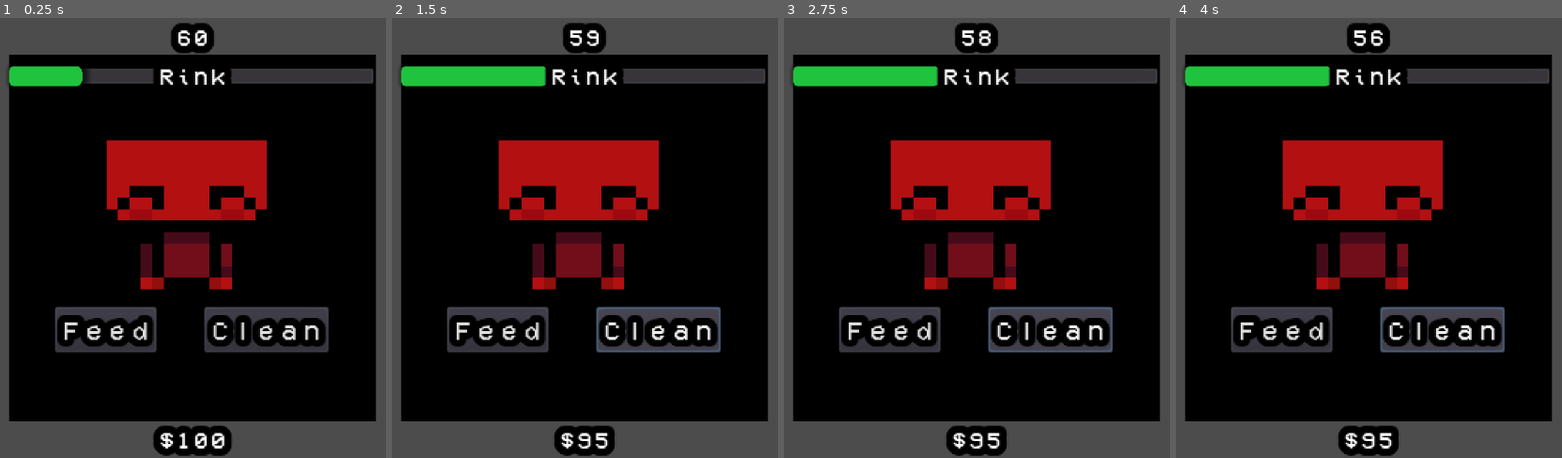
Above: before the commit, frames 1-4 (left to right).
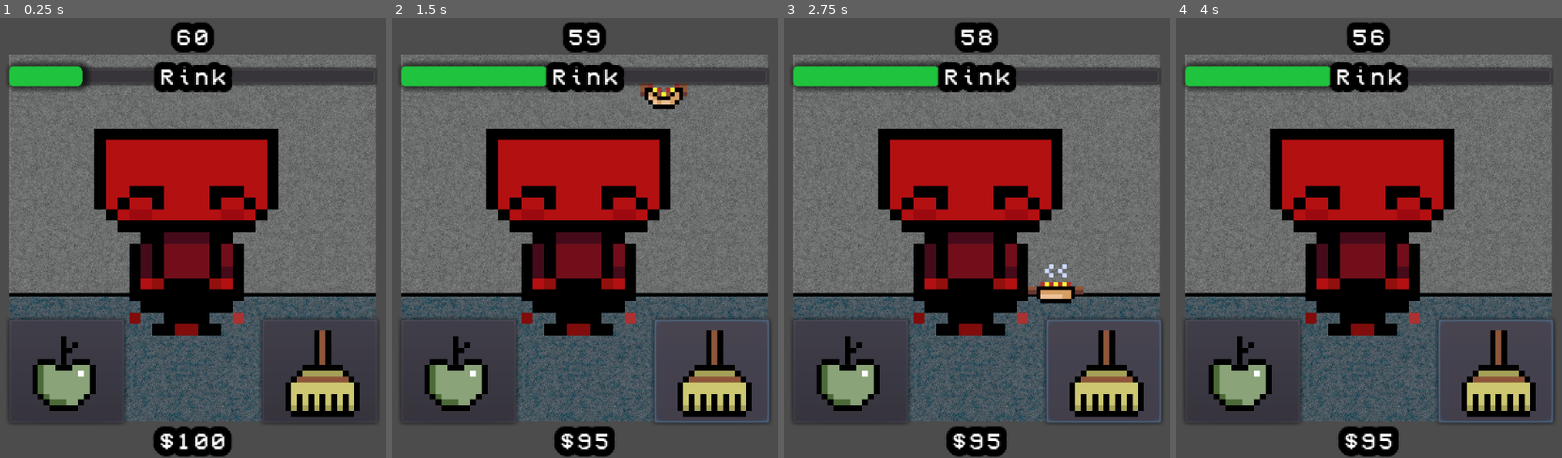
Above: after the commit, the same moments.

Repository: BinRoot/ludum-dare-52
Game: Godot game, scene res://Scenes/DayNightSystem.tscn
The game is run twice, just before and just after one commit, with the same random seed, the same clock (stepped at 60 frames per second) and the same inputs. The engine's default icon, where the game draws it, is replaced by a stand-in: a white triangle on a blue panel in a dark square.
Inputs (mouse positions are in pixels of both pictures, inside the frame that each line leads up to; where the layout moved, square brackets give the same spot in the first picture):
- Up to frame 1 (0.25 s): no input
- Up to frame 2 (1.5 s): click (457, 370) [496, 330] at 0.5 s; click (712, 370) [658, 330] at 1.25 s
- Up to frame 3 (2.75 s): hold Up (ui_up) from 2.03 s (still down)
- Up to frame 4 (4 s): release Up (ui_up) at 2.78 s; hold Down (ui_down) 2.78-3.53 s; hold Up (ui_up) from 3.53 s (still down)

The runs differ from the first frame. In frame 1, 57% of the frame differs, in the area x 2-99%, y 1-100%; in frame 2, 57%; in frame 3, 57%; in frame 4, 57%.

Commit message:
added art

Diff:
--- a/Scenes/FamilyMember.gd
+++ b/Scenes/FamilyMember.gd
@@ -1,7 +1,10 @@
 extends Control
 
 onready var progress_bar : ProgressBar = $ProgressBar
-var health : int = 50
+onready var sprite : AnimatedSprite = $AnimatedSprite
+var health : int = 15
+
+export(String, "boy", "girl", "wife") var character
 
 func _ready():
 	pass
@@ -9,7 +12,10 @@
 
 func _process(delta):
 	progress_bar.value = health
-
+	var animation_name = "{0}_idle".format([character])
+	if health < 50:
+		animation_name = "{0}_sick".format([character])
+	sprite.play(animation_name)
 
 func _on_Button_pressed():
 	if Globals.money >= Globals.cost_feed:
--- a/Scenes/FamilyMember.tscn
+++ b/Scenes/FamilyMember.tscn
@@ -1,9 +1,68 @@
-[gd_scene load_steps=5 format=2]
+[gd_scene load_steps=14 format=2]
 
 [ext_resource path="res://icon.png" type="Texture" id=1]
 [ext_resource path="res://Resources/UIFont2_Small.tres" type="DynamicFont" id=2]
 [ext_resource path="res://Scenes/FamilyMember.gd" type="Script" id=3]
 [ext_resource path="res://Resources/ProgressBar.tres" type="StyleBox" id=4]
+[ext_resource path="res://Assets/Sprites/Family.png" type="Texture" id=5]
+[ext_resource path="res://Assets/Sprites/Family Sick.png" type="Texture" id=6]
+
+[sub_resource type="AtlasTexture" id=2]
+atlas = ExtResource( 5 )
+region = Rect2( 0, 0, 64, 64 )
+
+[sub_resource type="AtlasTexture" id=3]
+atlas = ExtResource( 6 )
+region = Rect2( 0, 0, 64, 64 )
+
+[sub_resource type="AtlasTexture" id=4]
+atlas = ExtResource( 5 )
+region = Rect2( 64, 0, 64, 64 )
+
+[sub_resource type="AtlasTexture" id=5]
+atlas = ExtResource( 6 )
+region = Rect2( 64, 0, 64, 64 )
+
+[sub_resource type="AtlasTexture" id=6]
+atlas = ExtResource( 5 )
+region = Rect2( 0, 64, 64, 64 )
+
+[sub_resource type="AtlasTexture" id=7]
+atlas = ExtResource( 6 )
+region = Rect2( 0, 64, 64, 64 )
+
+[sub_resource type="SpriteFrames" id=1]
+animations = [ {
+"frames": [ SubResource( 2 ) ],
+"loop": true,
+"name": "boy_idle",
+"speed": 5.0
+}, {
+"frames": [ SubResource( 3 ) ],
+"loop": true,
+"name": "boy_sick",
+"speed": 5.0
+}, {
+"frames": [ SubResource( 4 ) ],
+"loop": true,
+"name": "girl_idle",
+"speed": 5.0
+}, {
+"frames": [ SubResource( 5 ) ],
+"loop": true,
+"name": "girl_sick",
+"speed": 5.0
+}, {
+"frames": [ SubResource( 6 ) ],
+"loop": true,
+"name": "wife_idle",
+"speed": 5.0
+}, {
+"frames": [ SubResource( 7 ) ],
+"loop": true,
+"name": "wife_sick",
+"speed": 5.0
+} ]
 
 [node name="FamilyMember" type="Control"]
 margin_right = 300.0
@@ -19,10 +78,17 @@
 text = "Feed"
 
 [node name="TextureRect" type="TextureRect" parent="."]
+visible = false
 margin_right = 64.0
 margin_bottom = 64.0
 rect_scale = Vector2( 2, 2 )
 texture = ExtResource( 1 )
+
+[node name="AnimatedSprite" type="AnimatedSprite" parent="."]
+position = Vector2( 64, 64 )
+scale = Vector2( 2, 2 )
+frames = SubResource( 1 )
+animation = "wife_sick"
 
 [node name="ProgressBar" type="ProgressBar" parent="."]
 margin_right = 128.0
--- a/Scenes/GridUnit.gd
+++ b/Scenes/GridUnit.gd
@@ -29,6 +29,10 @@
 onready var harvest_timer = $HarvestTimer
 onready var harvested_label = $Control/HarvestedLabel
 onready var harvested_label_tween = $HarvestedLabelTween
+onready var apple_sprite : Sprite = $AppleSprite
+onready var sickle_sprite : Sprite = $SickleSprite
+onready var broom_sprite : Sprite = $BroomSprite
+onready var hotdog_sprite : AnimatedSprite = $HotdogSprite
 var rng = RandomNumberGenerator.new()
 var current_state = State.OCCUPIED
 var harvest_earning = Globals.harvest_earning
@@ -36,6 +40,7 @@
 var cost_replenish = Globals.cost_replenish
 var is_locked : bool = false
 
+
 var num_poop : int = 0
 var names = ["Stevo", "Buzzly", "Ferret", "Pinecone", "Biscult", "Quaxter",
 	"Gulb", "Eithing", "Crumptop", "Joera", "Vixta", "Yindig", "Ripertha",
@@ -55,6 +60,8 @@
 	if Globals.money >= Globals.cost_feed:
 		emit_signal("on_feed")
 		health = min(100, health + Globals.feed_heal)
+		hotdog_sprite.frame = 0
+		hotdog_sprite.play()
 
 func update_poop():
 	poop1.visible = false
@@ -85,6 +92,9 @@
 	prisoner.position = prison_cell.size / 2 - prisoner.size / 2
 	if current_state in [State.OCCUPIED, State.DEAD, State.HARVESTING]:
 		update_poop()
+	apple_sprite.visible = feed_button.visible
+	sickle_sprite.visible = harvest_button.visible
+	broom_sprite.visible = clean_button.visible
 
 func set_size(_new_size):
 	push_warning("cannot update GridUnit size")
@@ -132,12 +142,12 @@
 		if not (unit_name in unit_names):
 			break
 	name_label.text = unit_name
-	prisoner.modulate = Color(
+	prisoner.set_color(Color(
 		rng.randf(),
 		rng.randf(),
 		rng.randf(),
 		1.0
-	)
+	))
 	if not is_locked:
 		Globals.eventLogNewUnit(unit_name)
 
--- a/Scenes/GridUnit.tscn
+++ b/Scenes/GridUnit.tscn
@@ -7,6 +7,148 @@
 [ext_resource path="res://Resources/UIFont1.tres" type="DynamicFont" id=5]
 [ext_resource path="res://Resources/UIFont2_Small.tres" type="DynamicFont" id=6]
 [ext_resource path="res://Resources/ProgressBar.tres" type="StyleBox" id=7]
+[ext_resource path="res://Assets/Sprites/Feed, Harvest, Clean.png" type="Texture" id=8]
+[ext_resource path="res://Assets/Sprites/Hotdog Fall.png" type="Texture" id=9]
+
+[sub_resource type="AtlasTexture" id=4]
+atlas = ExtResource( 9 )
+region = Rect2( 0, 0, 32, 96 )
+
+[sub_resource type="AtlasTexture" id=5]
+atlas = ExtResource( 9 )
+region = Rect2( 32, 0, 32, 96 )
+
+[sub_resource type="AtlasTexture" id=6]
+atlas = ExtResource( 9 )
+region = Rect2( 64, 0, 32, 96 )
+
+[sub_resource type="AtlasTexture" id=7]
+atlas = ExtResource( 9 )
+region = Rect2( 96, 0, 32, 96 )
+
+[sub_resource type="AtlasTexture" id=8]
+atlas = ExtResource( 9 )
+region = Rect2( 128, 0, 32, 96 )
+
+[sub_resource type="AtlasTexture" id=9]
+atlas = ExtResource( 9 )
+region = Rect2( 160, 0, 32, 96 )
+
+[sub_resource type="AtlasTexture" id=10]
+atlas = ExtResource( 9 )
+region = Rect2( 0, 96, 32, 96 )
+
+[sub_resource type="AtlasTexture" id=11]
+atlas = ExtResource( 9 )
+region = Rect2( 32, 96, 32, 96 )
+
+[sub_resource type="AtlasTexture" id=12]
+atlas = ExtResource( 9 )
+region = Rect2( 64, 96, 32, 96 )
+
+[sub_resource type="AtlasTexture" id=13]
+atlas = ExtResource( 9 )
+region = Rect2( 96, 96, 32, 96 )
+
+[sub_resource type="AtlasTexture" id=14]
+atlas = ExtResource( 9 )
+region = Rect2( 128, 96, 32, 96 )
+
+[sub_resource type="AtlasTexture" id=15]
+atlas = ExtResource( 9 )
+region = Rect2( 160, 96, 32, 96 )
+
+[sub_resource type="AtlasTexture" id=16]
+atlas = ExtResource( 9 )
+region = Rect2( 0, 192, 32, 96 )
+
+[sub_resource type="AtlasTexture" id=17]
+atlas = ExtResource( 9 )
+region = Rect2( 32, 192, 32, 96 )
+
+[sub_resource type="AtlasTexture" id=18]
+atlas = ExtResource( 9 )
+region = Rect2( 64, 192, 32, 96 )
+
+[sub_resource type="AtlasTexture" id=19]
+atlas = ExtResource( 9 )
+region = Rect2( 96, 192, 32, 96 )
+
+[sub_resource type="AtlasTexture" id=20]
+atlas = ExtResource( 9 )
+region = Rect2( 128, 192, 32, 96 )
+
+[sub_resource type="AtlasTexture" id=21]
+atlas = ExtResource( 9 )
+region = Rect2( 160, 192, 32, 96 )
+
+[sub_resource type="AtlasTexture" id=22]
+atlas = ExtResource( 9 )
+region = Rect2( 0, 288, 32, 96 )
+
+[sub_resource type="AtlasTexture" id=23]
+atlas = ExtResource( 9 )
+region = Rect2( 32, 288, 32, 96 )
+
+[sub_resource type="AtlasTexture" id=24]
+atlas = ExtResource( 9 )
+region = Rect2( 64, 288, 32, 96 )
+
+[sub_resource type="AtlasTexture" id=25]
+atlas = ExtResource( 9 )
+region = Rect2( 96, 288, 32, 96 )
+
+[sub_resource type="AtlasTexture" id=26]
+atlas = ExtResource( 9 )
+region = Rect2( 128, 288, 32, 96 )
+
+[sub_resource type="AtlasTexture" id=27]
+atlas = ExtResource( 9 )
+region = Rect2( 160, 288, 32, 96 )
+
+[sub_resource type="AtlasTexture" id=28]
+atlas = ExtResource( 9 )
+region = Rect2( 0, 384, 32, 96 )
+
+[sub_resource type="AtlasTexture" id=29]
+atlas = ExtResource( 9 )
+region = Rect2( 32, 384, 32, 96 )
+
+[sub_resource type="AtlasTexture" id=30]
+atlas = ExtResource( 9 )
+region = Rect2( 64, 384, 32, 96 )
+
+[sub_resource type="AtlasTexture" id=31]
+atlas = ExtResource( 9 )
+region = Rect2( 96, 384, 32, 96 )
+
+[sub_resource type="AtlasTexture" id=32]
+atlas = ExtResource( 9 )
+region = Rect2( 128, 384, 32, 96 )
+
+[sub_resource type="AtlasTexture" id=33]
+atlas = ExtResource( 9 )
+region = Rect2( 160, 384, 32, 96 )
+
+[sub_resource type="SpriteFrames" id=34]
+animations = [ {
+"frames": [ SubResource( 4 ), SubResource( 5 ), SubResource( 6 ), SubResource( 7 ), SubResource( 8 ), SubResource( 9 ), SubResource( 10 ), SubResource( 11 ), SubResource( 12 ), SubResource( 13 ), SubResource( 14 ), SubResource( 15 ), SubResource( 16 ), SubResource( 17 ), SubResource( 18 ), SubResource( 19 ), SubResource( 20 ), SubResource( 21 ), SubResource( 22 ), SubResource( 23 ), SubResource( 24 ), SubResource( 25 ), SubResource( 26 ), SubResource( 27 ), SubResource( 27 ), SubResource( 27 ), SubResource( 28 ), SubResource( 28 ), SubResource( 28 ), SubResource( 27 ), SubResource( 27 ), SubResource( 27 ), SubResource( 28 ), SubResource( 28 ), SubResource( 28 ), SubResource( 29 ), SubResource( 30 ), SubResource( 31 ), SubResource( 31 ), SubResource( 32 ), SubResource( 32 ), SubResource( 33 ), SubResource( 33 ) ],
+"loop": false,
+"name": "default",
+"speed": 12.0
+} ]
+
+[sub_resource type="AtlasTexture" id=1]
+atlas = ExtResource( 8 )
+region = Rect2( 0, 0, 16, 16 )
+
+[sub_resource type="AtlasTexture" id=2]
+atlas = ExtResource( 8 )
+region = Rect2( 16, 0, 16, 16 )
+
+[sub_resource type="AtlasTexture" id=3]
+atlas = ExtResource( 8 )
+region = Rect2( 32, 0, 16, 16 )
 
 [node name="GridUnit" type="Node2D" groups=["unit"]]
 script = ExtResource( 3 )
@@ -14,7 +156,6 @@
 [node name="PrisonCell" parent="." instance=ExtResource( 1 )]
 
 [node name="Prisoner" parent="." instance=ExtResource( 2 )]
-position = Vector2( 3, 3 )
 
 [node name="Poop" parent="." instance=ExtResource( 4 )]
 position = Vector2( 152, 120 )
@@ -23,7 +164,12 @@
 position = Vector2( 152, 72 )
 
 [node name="Poop3" parent="." instance=ExtResource( 4 )]
-position = Vector2( 152, 24 )
+position = Vector2( 152, 32 )
+
+[node name="HotdogSprite" type="AnimatedSprite" parent="."]
+position = Vector2( 184, 32 )
+scale = Vector2( 3, 3 )
+frames = SubResource( 34 )
 
 [node name="Control" type="Control" parent="."]
 unique_name_in_owner = true
@@ -31,20 +177,17 @@
 margin_bottom = 40.0
 
 [node name="FeedButton" type="Button" parent="Control"]
-margin_left = 32.0
-margin_top = 176.0
-margin_right = 103.0
-margin_bottom = 208.0
-custom_fonts/font = ExtResource( 6 )
-text = "Feed"
+margin_top = 184.0
+margin_right = 80.0
+margin_bottom = 256.0
+custom_fonts/font = ExtResource( 6 )
 
 [node name="HarvestButton" type="Button" parent="Control"]
-margin_left = 72.0
-margin_top = 216.0
-margin_right = 185.0
-margin_bottom = 238.0
-custom_fonts/font = ExtResource( 6 )
-text = "Harvest"
+margin_left = 88.0
+margin_top = 184.0
+margin_right = 168.0
+margin_bottom = 256.0
+custom_fonts/font = ExtResource( 6 )
 
 [node name="ProgressBar" type="ProgressBar" parent="Control"]
 margin_top = 8.0
@@ -76,12 +219,11 @@
 text = "Buy ($20)"
 
 [node name="CleanButton" type="Button" parent="Control"]
-margin_left = 136.0
-margin_top = 176.0
-margin_right = 223.0
-margin_bottom = 208.0
-custom_fonts/font = ExtResource( 6 )
-text = "Clean"
+margin_left = 176.0
+margin_top = 184.0
+margin_right = 256.0
+margin_bottom = 256.0
+custom_fonts/font = ExtResource( 6 )
 
 [node name="HarvestedLabel" type="Label" parent="Control"]
 anchor_right = 0.5
@@ -106,6 +248,21 @@
 
 [node name="HarvestedLabelTween" type="Tween" parent="."]
 
+[node name="AppleSprite" type="Sprite" parent="."]
+position = Vector2( 40, 224 )
+scale = Vector2( 4, 4 )
+texture = SubResource( 1 )
+
+[node name="SickleSprite" type="Sprite" parent="."]
+position = Vector2( 128, 216 )
+scale = Vector2( 4, 4 )
+texture = SubResource( 2 )
+
+[node name="BroomSprite" type="Sprite" parent="."]
+position = Vector2( 216, 224 )
+scale = Vector2( 4, 4 )
+texture = SubResource( 3 )
+
 [connection signal="pressed" from="Control/FeedButton" to="." method="_on_FeedButton_pressed"]
 [connection signal="pressed" from="Control/HarvestButton" to="." method="_on_HarvestButton_pressed"]
 [connection signal="pressed" from="Control/BuyButton" to="." method="_on_BuyButton_pressed"]
--- a/Scenes/Home.tscn
+++ b/Scenes/Home.tscn
@@ -43,18 +43,21 @@
 margin_top = -256.0
 margin_right = -352.0
 margin_bottom = -256.0
+character = "wife"
 
 [node name="FamilyMember2" parent="Control" instance=ExtResource( 2 )]
 margin_left = -352.0
 margin_top = -112.0
 margin_right = -352.0
 margin_bottom = -112.0
+character = "girl"
 
 [node name="FamilyMember3" parent="Control" instance=ExtResource( 2 )]
 margin_left = -352.0
 margin_top = 32.0
 margin_right = -352.0
 margin_bottom = 32.0
+character = "boy"
 
 [node name="MoneyLabel" type="Label" parent="Control"]
 margin_left = -448.0
--- a/Scenes/PrisonCell.tscn
+++ b/Scenes/PrisonCell.tscn
@@ -1,13 +1,20 @@
-[gd_scene load_steps=3 format=2]
+[gd_scene load_steps=4 format=2]
 
 [ext_resource path="res://Assets/prison_cell_placeholder.png" type="Texture" id=1]
 [ext_resource path="res://Scenes/PrisonCell.gd" type="Script" id=2]
+[ext_resource path="res://Assets/Sprites/Cell.jpg" type="Texture" id=3]
 
 [node name="PrisonCell" type="Node2D"]
 script = ExtResource( 2 )
 
 [node name="TextureRect" type="TextureRect" parent="."]
-modulate = Color( 0, 0, 0, 1 )
+margin_right = 2126.0
+margin_bottom = 2126.0
+rect_scale = Vector2( 0.12, 0.12 )
+texture = ExtResource( 3 )
+
+[node name="TextureRect2" type="TextureRect" parent="."]
+visible = false
 margin_right = 64.0
 margin_bottom = 64.0
 texture = ExtResource( 1 )
--- a/Scenes/Prisoner.gd
+++ b/Scenes/Prisoner.gd
@@ -3,6 +3,7 @@
 var size : Vector2 = Vector2.ZERO setget set_size, get_size
 onready var img : TextureRect = $TextureRect
 onready var sprite : AnimatedSprite = $AnimatedSprite
+onready var blood_sprite : AnimatedSprite = $BloodSprite
 
 # Called when the node enters the scene tree for the first time.
 func _ready():
@@ -10,9 +11,14 @@
 
 func harvest():
 	sprite.play("harvest")
+	blood_sprite.frame = 0
+	blood_sprite.play("default")
 
 func reset():
 	sprite.play("idle")
+
+func set_color(color):
+	sprite.modulate = color
 
 # Called every frame. 'delta' is the elapsed time since the previous frame.
 #func _process(delta):
--- a/Scenes/Prisoner.tscn
+++ b/Scenes/Prisoner.tscn
@@ -1,8 +1,178 @@
-[gd_scene load_steps=38 format=2]
+[gd_scene load_steps=113 format=2]
 
 [ext_resource path="res://Assets/prisoner_placeholder.png" type="Texture" id=1]
 [ext_resource path="res://Scenes/Prisoner.gd" type="Script" id=2]
 [ext_resource path="res://Assets/Sprites/Harvest.png" type="Texture" id=3]
+[ext_resource path="res://Assets/Sprites/Harvest with Circle.png" type="Texture" id=4]
+[ext_resource path="res://Assets/Sprites/Harvest Blood.png" type="Texture" id=5]
+
+[sub_resource type="AtlasTexture" id=35]
+atlas = ExtResource( 4 )
+region = Rect2( 0, 0, 32, 32 )
+
+[sub_resource type="AtlasTexture" id=36]
+atlas = ExtResource( 4 )
+region = Rect2( 32, 0, 32, 32 )
+
+[sub_resource type="AtlasTexture" id=37]
+atlas = ExtResource( 4 )
+region = Rect2( 64, 0, 32, 32 )
+
+[sub_resource type="AtlasTexture" id=38]
+atlas = ExtResource( 4 )
+region = Rect2( 96, 0, 32, 32 )
+
+[sub_resource type="AtlasTexture" id=39]
+atlas = ExtResource( 4 )
+region = Rect2( 128, 0, 32, 32 )
+
+[sub_resource type="AtlasTexture" id=40]
+atlas = ExtResource( 4 )
+region = Rect2( 160, 0, 32, 32 )
+
+[sub_resource type="AtlasTexture" id=41]
+atlas = ExtResource( 4 )
+region = Rect2( 192, 0, 32, 32 )
+
+[sub_resource type="AtlasTexture" id=42]
+atlas = ExtResource( 4 )
+region = Rect2( 0, 32, 32, 32 )
+
+[sub_resource type="AtlasTexture" id=43]
+atlas = ExtResource( 4 )
+region = Rect2( 32, 32, 32, 32 )
+
+[sub_resource type="AtlasTexture" id=44]
+atlas = ExtResource( 4 )
+region = Rect2( 64, 32, 32, 32 )
+
+[sub_resource type="AtlasTexture" id=45]
+atlas = ExtResource( 4 )
+region = Rect2( 96, 32, 32, 32 )
+
+[sub_resource type="AtlasTexture" id=46]
+atlas = ExtResource( 4 )
+region = Rect2( 128, 32, 32, 32 )
+
+[sub_resource type="AtlasTexture" id=47]
+atlas = ExtResource( 4 )
+region = Rect2( 160, 32, 32, 32 )
+
+[sub_resource type="AtlasTexture" id=48]
+atlas = ExtResource( 4 )
+region = Rect2( 192, 32, 32, 32 )
+
+[sub_resource type="AtlasTexture" id=49]
+atlas = ExtResource( 4 )
+region = Rect2( 0, 64, 32, 32 )
+
+[sub_resource type="AtlasTexture" id=50]
+atlas = ExtResource( 4 )
+region = Rect2( 32, 64, 32, 32 )
+
+[sub_resource type="AtlasTexture" id=51]
+atlas = ExtResource( 4 )
+region = Rect2( 64, 64, 32, 32 )
+
+[sub_resource type="AtlasTexture" id=52]
+atlas = ExtResource( 4 )
+region = Rect2( 96, 64, 32, 32 )
+
+[sub_resource type="AtlasTexture" id=53]
+atlas = ExtResource( 4 )
+region = Rect2( 128, 64, 32, 32 )
+
+[sub_resource type="AtlasTexture" id=54]
+atlas = ExtResource( 4 )
+region = Rect2( 160, 64, 32, 32 )
+
+[sub_resource type="AtlasTexture" id=55]
+atlas = ExtResource( 4 )
+region = Rect2( 192, 64, 32, 32 )
+
+[sub_resource type="AtlasTexture" id=56]
+atlas = ExtResource( 4 )
+region = Rect2( 0, 96, 32, 32 )
+
+[sub_resource type="AtlasTexture" id=57]
+atlas = ExtResource( 4 )
+region = Rect2( 32, 96, 32, 32 )
+
+[sub_resource type="AtlasTexture" id=58]
+atlas = ExtResource( 4 )
+region = Rect2( 64, 96, 32, 32 )
+
+[sub_resource type="AtlasTexture" id=59]
+atlas = ExtResource( 4 )
+region = Rect2( 96, 96, 32, 32 )
+
+[sub_resource type="AtlasTexture" id=60]
+atlas = ExtResource( 4 )
+region = Rect2( 128, 96, 32, 32 )
+
+[sub_resource type="AtlasTexture" id=61]
+atlas = ExtResource( 4 )
+region = Rect2( 160, 96, 32, 32 )
+
+[sub_resource type="AtlasTexture" id=62]
+atlas = ExtResource( 4 )
+region = Rect2( 192, 96, 32, 32 )
+
+[sub_resource type="AtlasTexture" id=63]
+atlas = ExtResource( 4 )
+region = Rect2( 0, 128, 32, 32 )
+
+[sub_resource type="AtlasTexture" id=64]
+atlas = ExtResource( 4 )
+region = Rect2( 32, 128, 32, 32 )
+
+[sub_resource type="AtlasTexture" id=65]
+atlas = ExtResource( 4 )
+region = Rect2( 64, 128, 32, 32 )
+
+[sub_resource type="AtlasTexture" id=66]
+atlas = ExtResource( 4 )
+region = Rect2( 96, 128, 32, 32 )
+
+[sub_resource type="AtlasTexture" id=67]
+atlas = ExtResource( 4 )
+region = Rect2( 128, 128, 32, 32 )
+
+[sub_resource type="AtlasTexture" id=68]
+atlas = ExtResource( 4 )
+region = Rect2( 160, 128, 32, 32 )
+
+[sub_resource type="AtlasTexture" id=69]
+atlas = ExtResource( 4 )
+region = Rect2( 192, 128, 32, 32 )
+
+[sub_resource type="AtlasTexture" id=70]
+atlas = ExtResource( 4 )
+region = Rect2( 0, 160, 32, 32 )
+
+[sub_resource type="AtlasTexture" id=71]
+atlas = ExtResource( 4 )
+region = Rect2( 32, 160, 32, 32 )
+
+[sub_resource type="AtlasTexture" id=72]
+atlas = ExtResource( 4 )
+region = Rect2( 64, 160, 32, 32 )
+
+[sub_resource type="AtlasTexture" id=73]
+atlas = ExtResource( 4 )
+region = Rect2( 96, 160, 32, 32 )
+
+[sub_resource type="AtlasTexture" id=74]
+atlas = ExtResource( 4 )
+region = Rect2( 128, 160, 32, 32 )
+
+[sub_resource type="AtlasTexture" id=75]
+atlas = ExtResource( 4 )
+region = Rect2( 160, 160, 32, 32 )
+
+[sub_resource type="AtlasTexture" id=76]
+atlas = ExtResource( 4 )
+region = Rect2( 192, 160, 32, 32 )
 
 [sub_resource type="AtlasTexture" id=1]
 atlas = ExtResource( 3 )
@@ -138,9 +308,14 @@
 
 [sub_resource type="SpriteFrames" id=33]
 animations = [ {
+"frames": [ SubResource( 35 ), SubResource( 36 ), SubResource( 37 ), SubResource( 38 ), SubResource( 39 ), SubResource( 40 ), SubResource( 41 ), SubResource( 42 ), SubResource( 43 ), SubResource( 44 ), SubResource( 45 ), SubResource( 46 ), SubResource( 47 ), SubResource( 48 ), SubResource( 49 ), SubResource( 50 ), SubResource( 51 ), SubResource( 52 ), SubResource( 53 ), SubResource( 54 ), SubResource( 55 ), SubResource( 56 ), SubResource( 57 ), SubResource( 58 ), SubResource( 59 ), SubResource( 60 ), SubResource( 61 ), SubResource( 62 ), SubResource( 63 ), SubResource( 64 ), SubResource( 65 ), SubResource( 66 ), SubResource( 67 ), SubResource( 68 ), SubResource( 69 ), SubResource( 70 ), SubResource( 71 ), SubResource( 72 ), SubResource( 73 ), SubResource( 74 ), SubResource( 75 ), SubResource( 76 ), null ],
+"loop": false,
+"name": "harvest",
+"speed": 12.0
+}, {
 "frames": [ SubResource( 1 ), SubResource( 2 ), SubResource( 3 ), SubResource( 4 ), SubResource( 5 ), SubResource( 6 ), …(493 unchanged characters)…
 "loop": false,
-"name": "harvest",
+"name": "harvest_old",
 "speed": 12.0
 }, {
 "frames": [ SubResource( 34 ) ],
@@ -149,6 +324,134 @@
 "speed": 5.0
 } ]
 
+[sub_resource type="AtlasTexture" id=77]
+atlas = ExtResource( 5 )
+region = Rect2( 0, 0, 32, 32 )
+
+[sub_resource type="AtlasTexture" id=78]
+atlas = ExtResource( 5 )
+region = Rect2( 32, 0, 32, 32 )
+
+[sub_resource type="AtlasTexture" id=79]
+atlas = ExtResource( 5 )
+region = Rect2( 64, 0, 32, 32 )
+
+[sub_resource type="AtlasTexture" id=80]
+atlas = ExtResource( 5 )
+region = Rect2( 96, 0, 32, 32 )
+
+[sub_resource type="AtlasTexture" id=81]
+atlas = ExtResource( 5 )
+region = Rect2( 128, 0, 32, 32 )
+
+[sub_resource type="AtlasTexture" id=82]
+atlas = ExtResource( 5 )
+region = Rect2( 160, 0, 32, 32 )
+
+[sub_resource type="AtlasTexture" id=83]
+atlas = ExtResource( 5 )
+region = Rect2( 0, 32, 32, 32 )
+
+[sub_resource type="AtlasTexture" id=84]
+atlas = ExtResource( 5 )
+region = Rect2( 32, 32, 32, 32 )
+
+[sub_resource type="AtlasTexture" id=85]
+atlas = ExtResource( 5 )
+region = Rect2( 64, 32, 32, 32 )
+
+[sub_resource type="AtlasTexture" id=86]
+atlas = ExtResource( 5 )
+region = Rect2( 96, 32, 32, 32 )
+
+[sub_resource type="AtlasTexture" id=87]
+atlas = ExtResource( 5 )
+region = Rect2( 128, 32, 32, 32 )
+
+[sub_resource type="AtlasTexture" id=88]
+atlas = ExtResource( 5 )
+region = Rect2( 160, 32, 32, 32 )
+
+[sub_resource type="AtlasTexture" id=89]
+atlas = ExtResource( 5 )
+region = Rect2( 0, 64, 32, 32 )
+
+[sub_resource type="AtlasTexture" id=90]
+atlas = ExtResource( 5 )
+region = Rect2( 32, 64, 32, 32 )
+
+[sub_resource type="AtlasTexture" id=91]
+atlas = ExtResource( 5 )
+region = Rect2( 64, 64, 32, 32 )
+
+[sub_resource type="AtlasTexture" id=92]
+atlas = ExtResource( 5 )
+region = Rect2( 96, 64, 32, 32 )
+
+[sub_resource type="AtlasTexture" id=93]
+atlas = ExtResource( 5 )
+region = Rect2( 128, 64, 32, 32 )
+
+[sub_resource type="AtlasTexture" id=94]
+atlas = ExtResource( 5 )
+region = Rect2( 160, 64, 32, 32 )
+
+[sub_resource type="AtlasTexture" id=95]
+atlas = ExtResource( 5 )
+region = Rect2( 0, 96, 32, 32 )
+
+[sub_resource type="AtlasTexture" id=96]
+atlas = ExtResource( 5 )
+region = Rect2( 32, 96, 32, 32 )
+
+[sub_resource type="AtlasTexture" id=97]
+atlas = ExtResource( 5 )
+region = Rect2( 64, 96, 32, 32 )
+
+[sub_resource type="AtlasTexture" id=98]
+atlas = ExtResource( 5 )
+region = Rect2( 96, 96, 32, 32 )
+
+[sub_resource type="AtlasTexture" id=99]
+atlas = ExtResource( 5 )
+region = Rect2( 128, 96, 32, 32 )
+
+[sub_resource type="AtlasTexture" id=100]
+atlas = ExtResource( 5 )
+region = Rect2( 160, 96, 32, 32 )
+
+[sub_resource type="AtlasTexture" id=101]
+atlas = ExtResource( 5 )
+region = Rect2( 0, 128, 32, 32 )
+
+[sub_resource type="AtlasTexture" id=102]
+atlas = ExtResource( 5 )
+region = Rect2( 32, 128, 32, 32 )
+
+[sub_resource type="AtlasTexture" id=103]
+atlas = ExtResource( 5 )
+region = Rect2( 64, 128, 32, 32 )
+
+[sub_resource type="AtlasTexture" id=104]
+atlas = ExtResource( 5 )
+region = Rect2( 96, 128, 32, 32 )
+
+[sub_resource type="AtlasTexture" id=105]
+atlas = ExtResource( 5 )
+region = Rect2( 128, 128, 32, 32 )
+
+[sub_resource type="AtlasTexture" id=106]
+atlas = ExtResource( 5 )
+region = Rect2( 160, 128, 32, 32 )
+
+[sub_resource type="SpriteFrames" id=107]
+animations = [ {
+"frames": [ SubResource( 77 ), SubResource( 78 ), SubResource( 79 ), SubResource( 80 ), SubResource( 81 ), SubResource( 82 ), SubResource( 83 ), SubResource( 84 ), SubResource( 85 ), SubResource( 86 ), SubResource( 87 ), SubResource( 88 ), SubResource( 89 ), SubResource( 90 ), SubResource( 91 ), SubResource( 92 ), SubResource( 93 ), SubResource( 94 ), SubResource( 95 ), SubResource( 96 ), SubResource( 97 ), SubResource( 98 ), SubResource( 99 ), SubResource( 100 ), SubResource( 101 ), SubResource( 102 ), SubResource( 103 ), SubResource( 104 ), SubResource( 105 ), SubResource( 106 ) ],
+"loop": false,
+"name": "default",
+"speed": 12.0
+} ]
+
 [node name="Prisoner" type="Node2D"]
 script = ExtResource( 2 )
 
@@ -162,4 +465,9 @@
 position = Vector2( 96, 96 )
 scale = Vector2( 8, 8 )
 frames = SubResource( 33 )
-animation = "idle"
+animation = "harvest"
+
+[node name="BloodSprite" type="AnimatedSprite" parent="."]
+position = Vector2( 96, 96 )
+scale = Vector2( 8, 8 )
+frames = SubResource( 107 )
Binary file added: Assets/Sprites/Cell.jpg
Not shown, added: Assets/Sprites/Cell.jpg.import
Binary file added: Assets/Sprites/Family Sick.png
Not shown, added: Assets/Sprites/Family Sick.png.import
Binary file added: Assets/Sprites/Family.png
Not shown, added: Assets/Sprites/Family.png.import
Binary file added: Assets/Sprites/Harvest Blood.png
Not shown, added: Assets/Sprites/Harvest Blood.png.import
Binary file added: Assets/Sprites/Harvest with Circle.png
Not shown, added: Assets/Sprites/Harvest with Circle.png.import
Binary file added: Assets/Sprites/Hotdog Fall.png
Not shown, added: Assets/Sprites/Hotdog Fall.png.import
(and 1 more such lines)
